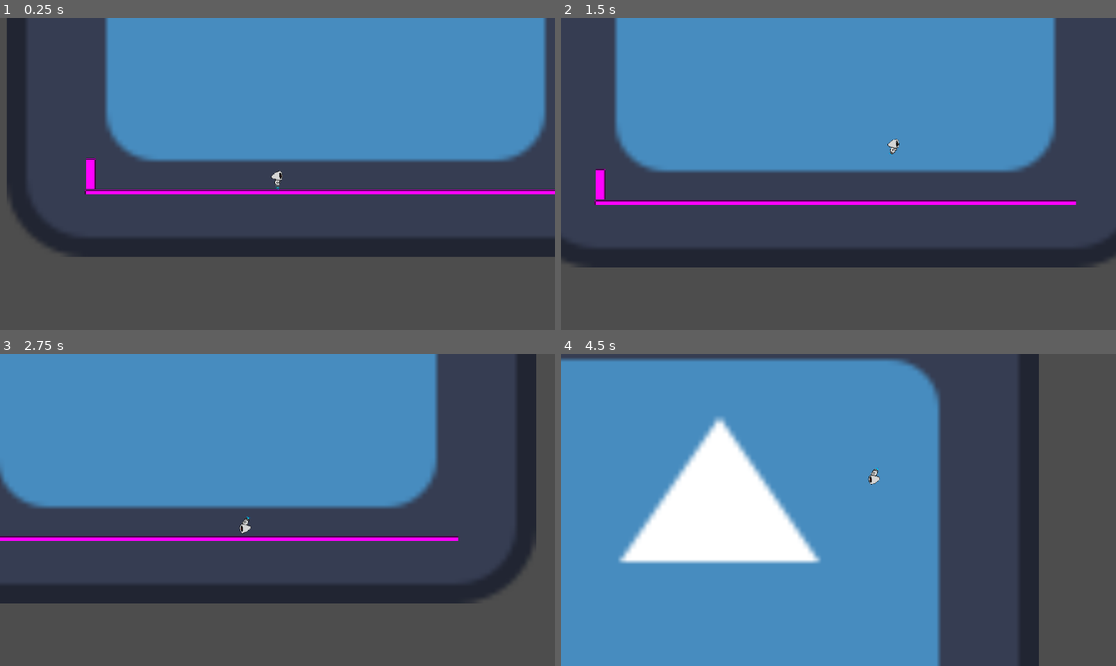
Above: before the commit, frames 1-4 (two rows, left to right).
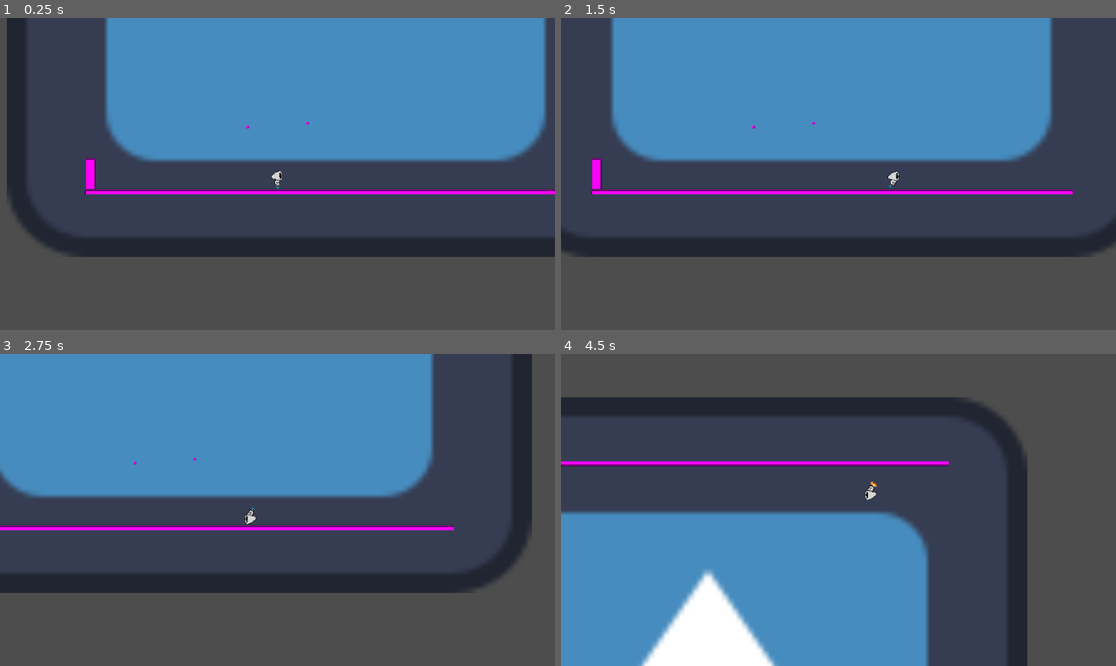
Above: after the commit, the same moments.

Repository: Math-s314/gravit-issue_project
Game: Godot game, scene res://Levels/MainTest.tscn
Same seed, same stepped clock (60 frames per second), same inputs: the game is played once before the commit and once after it. The engine's default icon, where the game draws it, is replaced by a stand-in: a white triangle on a blue panel in a dark square.
Inputs (mouse positions are in pixels of both pictures, inside the frame that each line leads up to):
- Up to frame 1 (0.25 s): no input
- Up to frame 2 (1.5 s): tap Enter at 0.5 s; move the mouse to (960, 158) at 0.52 s; hold D (Right) from 0.53 s (still down); tap Q (Magnet, bound only after the commit) at 0.6 s; tap Space (Jump) at 0.77, 0.8, 1.07, 1.35 s; move the mouse to (727, 189) at 1.27 s
- Up to frame 3 (2.75 s): tap Space (Jump) at 1.52, 1.82, 2.3 s; tap Q (Magnet, bound only after the commit) at 1.55 s; move the mouse to (333, 441) at 2.02 s; release D (Right) at 2.03 s; hold A (Left) from 2.03 s (still down); click (333, 441) at 2.1 s
- Up to frame 4 (4.5 s): move the mouse to (810, 572) at 2.77 s; release A (Left) at 2.78 s; hold D (Right) 2.78-4.28 s; tap Q (Magnet, bound only after the commit) at 2.85, 3.6 s; tap Space (Jump) at 3.02, 3.32, 3.77, 3.8, 4.07, 4.35 s; move the mouse to (1005, 556) at 3.52 s; move the mouse to (672, 463) at 4.27 s; hold A (Left) from 4.28 s (still down)

The runs differ from the first frame. In frame 1, less than 0.1% of the frame differs, in the area x 44-56%, y 33-36%; in frame 2, 13%; in frame 3, 13%; in frame 4, 49%, in the area x 0-87%, y 0-100%.
Error in both runs: Invalid assignment of property or key 'player' with value of type 'CharacterBody2D (Player)' on a base object of type 'Node (GameInstance.gd)'. (res://Actors/P…

Commit message:
Ajout Aimant

Diff:
--- /dev/null
+++ b/gravit-issue/Actors/Magnet/Magnet.gd
@@ -0,0 +1,24 @@
+extends Sprite2D
+class_name Magnet
+
+@export var strength := 300.0
+@export var detection_length := 200.0
+var active := false
+
+func _on_start_attraction() -> void:
+	active = true
+	GameInstance.getLevelManager().player.kill_input = true
+
+func _on_stop_attraction() -> void:
+	active = false
+	GameInstance.getLevelManager().player.kill_input = false
+
+func _process(delta: float) -> void:
+	if Input.is_action_just_released("Magnet") && detection_length > (position - GameInstance.getLevelManager().player.position).length():
+		if active : _on_stop_attraction()
+		else : _on_start_attraction()
+
+	if active:
+		var player := GameInstance.getLevelManager().player
+		player.velocity += (position - player.position) * strength * delta
+		player.move_and_slide()
--- /dev/null
+++ b/gravit-issue/Actors/Magnet/Magnet.tscn
@@ -0,0 +1,13 @@
+[gd_scene load_steps=3 format=3 uid="uid://bi5ctooh5yi32"]
+
+[ext_resource type="Script" uid="uid://nf5e1g6p07ds" path="res://Actors/Magnet/Magnet.gd" id="1_3abb8"]
+
+[sub_resource type="PlaceholderTexture2D" id="PlaceholderTexture2D_3abb8"]
+
+[node name="Magnet" type="Sprite2D"]
+position = Vector2(0, -3.57628e-07)
+scale = Vector2(6, 5)
+texture = SubResource("PlaceholderTexture2D_3abb8")
+script = ExtResource("1_3abb8")
+strength = 50.0
+detection_length = 500.0
--- a/gravit-issue/Actors/Player/Player.tscn
+++ b/gravit-issue/Actors/Player/Player.tscn
@@ -18,6 +18,7 @@
 transition_duration = 1.0
 still_duration = 7.0
 move_speed = 300.0
+move_strength = 50.0
 jump_force = 300.0
 air_control = 0.7
 
--- a/gravit-issue/Actors/Player/player.gd
+++ b/gravit-issue/Actors/Player/player.gd
@@ -9,6 +9,7 @@
 
 @export_group("Controls")
 @export var move_speed : float
+@export var move_strength : float
 @export var jump_force : float
 @export var air_control : float
 
@@ -32,8 +33,11 @@
 var max_particle_speed : float
 
 ## Input information
-var inputAxis := 0.0
 var freeze := false
+var kill_input :=false
+
+var input_axis     := 0.0
+var input_velocity := Vector2(0.0, 0.0)
 
 func _enter_tree() -> void:
 	GameInstance.getLevelManager().player = self
@@ -44,22 +48,50 @@
 	max_particle_speed = particles.initial_velocity_max
 
 	sprite.play(&"Idle") # To avoid blocking animations...
-	$"../AnimationPlayer".play("move")
-	$"../AnimationPlayer".play("move2")
+#	$"../AnimationPlayer".play("move")
+#	$"../AnimationPlayer".play("move2")
 
 func _process(delta: float) -> void:
 	# Gravity
 	if(!is_on_floor()): velocity.y += get_gravity_coef() * gravity_strength * delta;
-	else: velocity.y = 0.0
 
 	if !freeze :
 		handle_input()
 		handle_animation()
 		handle_particle()
-		move_and_slide()
+		launch_move(delta)
 	elif Animation_playing == false :
 		sprite.play(&"Idle")
 		handle_particle()
+
+func mix_axis(vel : float, external : float, input : float, delta : float, keep := false) -> float:
+	if(abs(input) > EPSILON && abs(external) > EPSILON):
+		var coef_move : float = max(0.0, move_strength - abs(external)) / move_strength
+		var coef_exte : float = max(0.0, abs(external) - move_strength) / abs(external)
+
+		if coef_move > EPSILON : vel = coef_move * input
+		else: vel += coef_exte * external * delta
+	elif abs(external) > EPSILON :
+		vel += external * delta
+	elif abs(input) > EPSILON :
+		vel = input
+		print(input)
+	elif !keep :
+		vel = input
+
+	return vel
+
+func launch_move(delta : float):
+
+	# Gravity
+	if(!is_on_floor()): velocity.y += get_gravity_coef() * gravity_strength * delta;
+	else : velocity.y = 0.0
+
+	if !kill_input:
+		velocity.x = input_velocity.x
+		velocity.y += input_velocity.y
+
+	move_and_slide()
 
 func get_gravity_coef() -> float:
 		if(!gravity_transition):
@@ -68,19 +100,18 @@
 			var progress : float = gravity_timer.time_left/transition_duration;
 			return gravity_dir * cos(PI * progress)
 
-func handle_input() -> float:
-	inputAxis =  Input.get_axis("Left", "Right") * (1.0 if is_on_floor() else air_control)
+func handle_input():
+	input_velocity = Vector2.ZERO
+	input_axis =  Input.get_axis("Left", "Right") * (1.0 if is_on_floor() else air_control)
 
 	if Input.is_action_just_pressed("Jump") && is_on_floor():
-		velocity.y = -gravity_dir * jump_force
+		input_velocity.y = -gravity_dir * jump_force
 		explose_particles(true)
 		jump_timer.start()
 
-	velocity = Vector2(inputAxis * move_speed, velocity.y)
+	input_velocity = Vector2(input_axis * move_speed, input_velocity.y)
 
 	if Input.is_action_just_released("Gravité") : _on_gravity_switch()
-
-	return inputAxis
 
 func handle_animation(ended := &"") -> void:
 	# Blocking animations
@@ -89,12 +120,12 @@
 	if Animation_playing == true : return;
 
 	# Looping animations
-	if abs(inputAxis) > EPSILON :
-		if inputAxis > 0.0 and sprite.flip_h == true : sprite.play(&"Demi-tour")
-		elif inputAxis  < 0.0 and sprite.flip_h == false : sprite.play(&"Demi-tour")
+	if abs(input_axis) > EPSILON :
+		if input_axis > 0.0 and sprite.flip_h == true : sprite.play(&"Demi-tour")
+		elif input_axis  < 0.0 and sprite.flip_h == false : sprite.play(&"Demi-tour")
 		else : sprite.play(&"Walking")
 
-	elif abs(inputAxis) < EPSILON :
+	elif abs(input_axis) < EPSILON :
 		sprite.play(&"Idle")
 		particles.transform = BASE_EMITTER
 
--- a/gravit-issue/Levels/MainTest.tscn
+++ b/gravit-issue/Levels/MainTest.tscn
@@ -1,10 +1,11 @@
-[gd_scene load_steps=9 format=3 uid="uid://7ltbw35bwoft"]
+[gd_scene load_steps=10 format=3 uid="uid://7ltbw35bwoft"]
 
 [ext_resource type="PackedScene" uid="uid://74wocrxi6qah" path="res://Actors/Player/Player.tscn" id="1_bum52"]
 [ext_resource type="Script" uid="uid://cccuexfwvbk6s" path="res://Environment/BaseLevel/LevelManager.gd" id="1_fxk6y"]
 [ext_resource type="Texture2D" uid="uid://dotyyxurhj8r4" path="res://icon.svg" id="2_p0vmq"]
 [ext_resource type="PackedScene" uid="uid://cyrb6k84emf1u" path="res://Actors/Door/Door.tscn" id="4_fxk6y"]
 [ext_resource type="PackedScene" uid="uid://dxqv5xp6bc1sp" path="res://Levels/Level1.tscn" id="5_4g7gh"]
+[ext_resource type="PackedScene" uid="uid://bi5ctooh5yi32" path="res://Actors/Magnet/Magnet.tscn" id="6_5iydn"]
 
 [sub_resource type="WorldBoundaryShape2D" id="WorldBoundaryShape2D_wjexi"]
 
@@ -48,3 +49,10 @@
 position = Vector2(-487, 467)
 scale = Vector2(-1, 1)
 connected_level = ExtResource("5_4g7gh")
+
+[node name="Magnet" parent="." instance=ExtResource("6_5iydn")]
+position = Vector2(-162, 371)
+
+[node name="Magnet2" parent="." instance=ExtResource("6_5iydn")]
+position = Vector2(-38, 363)
+detection_length = 200.0
--- a/gravit-issue/project.godot
+++ b/gravit-issue/project.godot
@@ -43,3 +43,8 @@
 "events": [Object(InputEventMouseButton,"resource_local_to_scene":false,"resource_name":"","device":-1,"window_id":0,"a …(253 unchanged characters)…
 ]
 }
+Magnet={
+"deadzone": 0.2,
+"events": [Object(InputEventKey,"resource_local_to_scene":false,"resource_name":"","device":-1,"window_id":0,"alt_pressed":false,"shift_pressed":false,"ctrl_pressed":false,"meta_pressed":false,"pressed":false,"keycode":0,"physical_keycode":81,"key_label":0,"unicode":97,"location":0,"echo":false,"script":null)
+]
+}
Not shown, added: gravit-issue/Actors/Magnet/Magnet.gd.uid
Not shown, added: gravit-issue/Environment/Tilemaps/Tilemap v2.png.import
